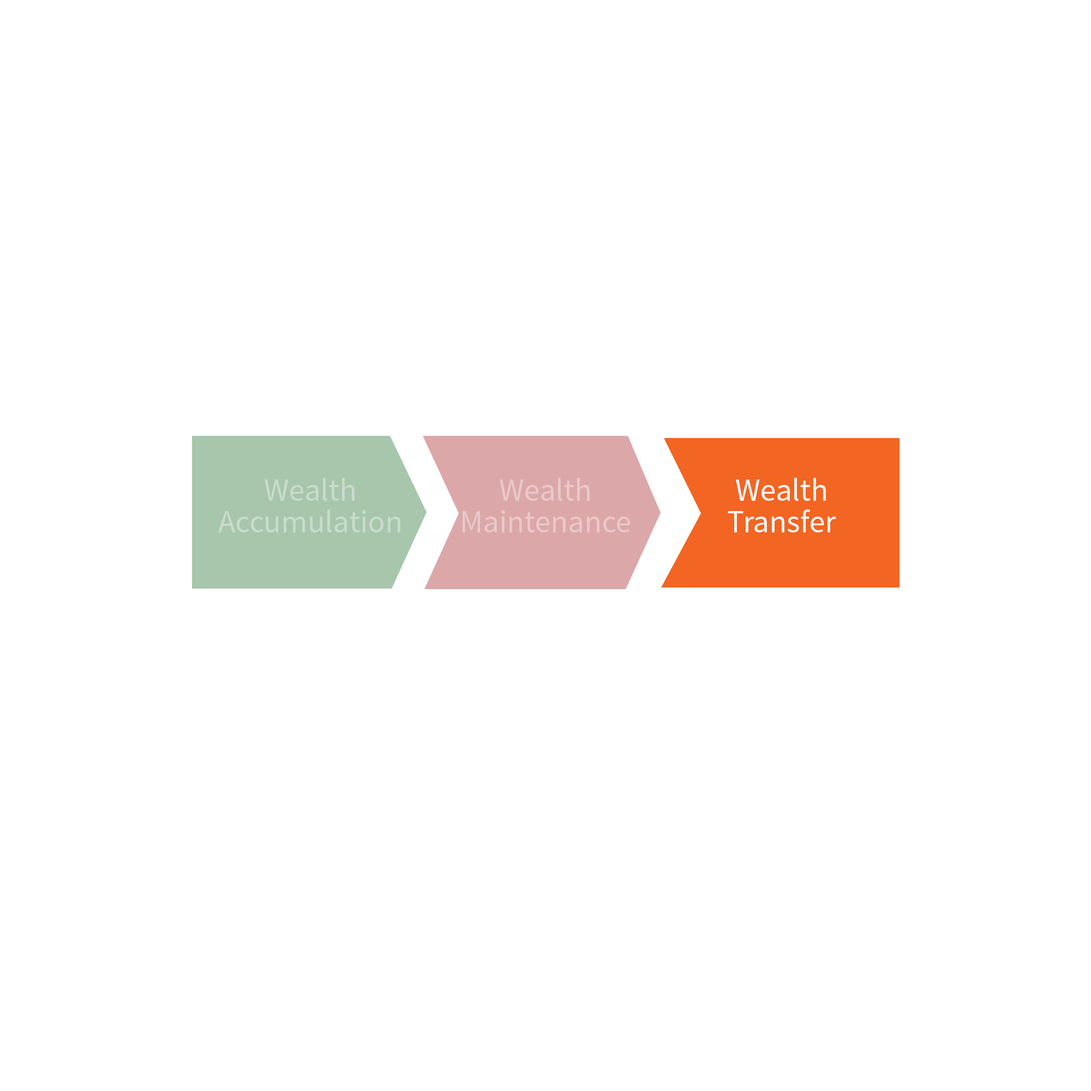
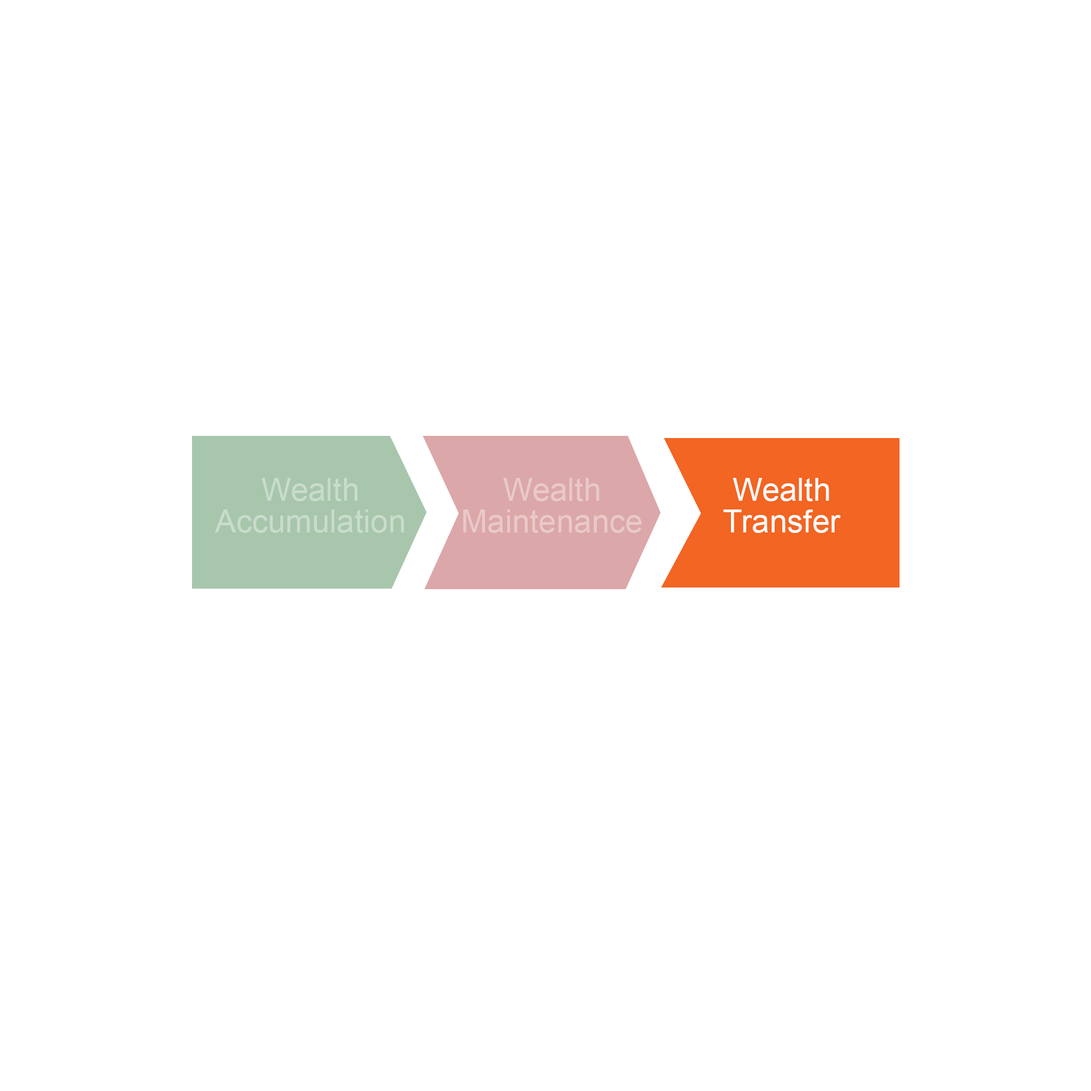
Two versions of the same layered image (1091 × 1091). Layer-by-layer changes:
painted on "Wealth Transfer" over [723,478,841,534]
painted on "Wealth Maintenance" over [462,478,642,534]
painted on "Wealth Accumulation" over [215,478,405,534]
